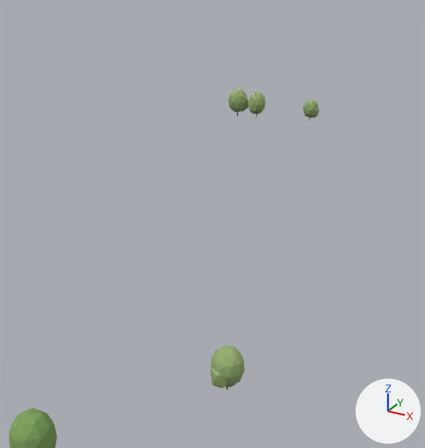
An edit to the glTF model viewer/districts/2140-borgerhout/chunks/c_-1_-2.glb, drawn before and after from the same camera.
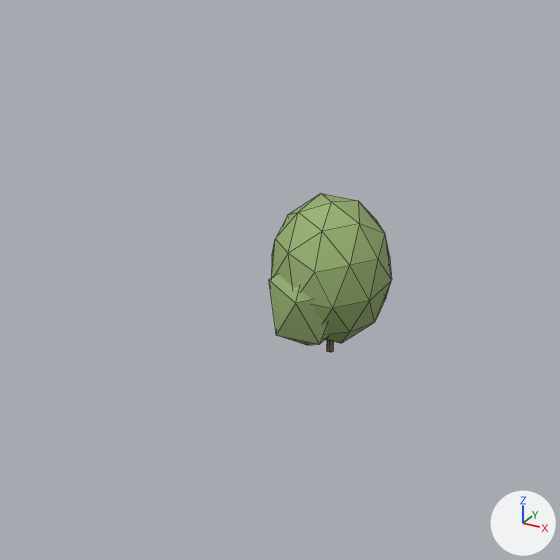
The first picture shows the older version from a camera (50 mm lens) standing at (29.0, -490.0, 60.0) and looking at (-41.0, -362.0, -4.0). The close-ups show the older and then the newer version on the part from 32% to 69% of the width and 65% to 100% of the height of that picture. Only the edits that show in the close-ups are written down. Lighting does not change. The marker at lower right points along +X, +Y and +Z. The close-ups show mesh edges as thin lines. Vertices at exactly the same position are counted once.

Script lines for the objects in view, before the commit:
```python
me_tree_round_1 = bpy.data.meshes.new('tree_round_1')
me_tree_round_1.from_pydata(...)  # 66 vertices, 120 faces; spans x -0.68..0.68, y -0.7..0.7, z -1.0..1.0
me_tree_round_1.materials.append(mat_tree_vc)
# before: 7 (-0.01, 0.03, 0.06), 8 (0.01, 0.02, 0.06), 14 (0.01, -0.02, 0.06), 20 (-0.01, -0.03, 0.06), 27 (-0.04, -0.02, 0.06)
# before: 29 (-0.04, 0.02, 0.06)
ob_tree_round_1 = bpy.data.objects.new('tree_round_1', me_tree_round_1)
ob_tree_round_1.parent = ob_trees__1__2_0
ob_tree_round_1.location = (-0.0468, -0.0257, 3.83)
ob_tree_round_1.rotation_euler = (0.0, 0.0, -2.639)  # degrees (0, 0, -151)
ob_tree_round_1.scale = (3.79, 3.79, 3.83)
```
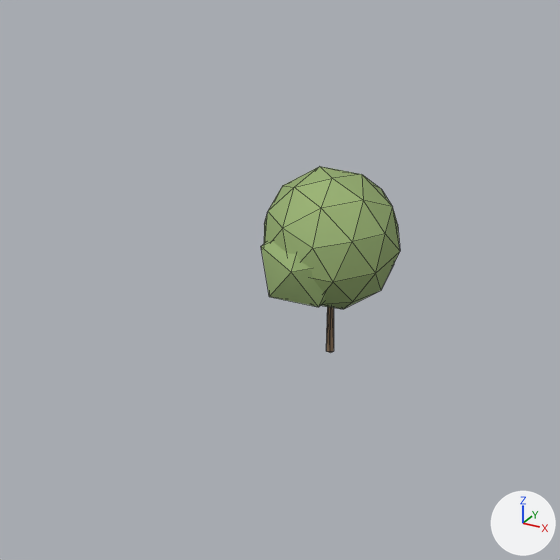
What differs and where, as boxes (x1, y1, x2, y2) in the close-ups (560 x 560 px; the box of a moved part takes in the faces that stretch with it):
'tree_round_1', reshaped, moved, rescaled (13% wider, 17% taller)
    before: (269, 194, 392, 352)
    after: (261, 167, 400, 352)
part 1 of me_tree_round_1, moved or reshaped
    before: (271, 194, 392, 343)
    after: (264, 167, 400, 309)
part 2 of me_tree_round_1, moved or reshaped
    before: (269, 274, 329, 345)
    after: (261, 241, 325, 307)
part 3 of me_tree_round_1, moved or reshaped (mostly hidden before)
    before: (327, 340, 333, 352)
    after: (326, 307, 334, 352)

What changed in the scene script:
```text
Change me_tree_round_1:
    used by ob_tree_round_1; parent = ob_trees__1__2_0; location = (-0.0468, -0.0257, 3.83); rotation_euler = (0.0, 0.0, -2.639), in degrees (0, 0, -151); scale = (3.79, 3.79, 3.83)
    remove me_tree_round_1.from_pydata(...)  # 66 vertices, 120 faces; spans x -0.68..0.68, y -0.7..0.7, z -1.0..1.0
    add me_tree_round_1.from_pydata(...)  # 66 vertices, 120 faces; spans x -0.67..0.67, y -0.69..0.69, z -1.0..1.0
    me_tree_round_1 part 1: the loose piece of 42 vertices spanning x -0.68..0.65, y -0.7..0.7, z -0.76..1.0 is scaled about its middle by (0.989, 0.989, 0.767), then moved by (0.0, 0.0, 0.21)
    me_tree_round_1 part 2: the loose piece of 12 vertices spanning x -0.17..0.68, y -0.13..0.68, z -0.72..0.52 is scaled about its middle by (0.989, 0.989, 0.712), then moved by (0.0, 0.0, 0.32)
    me_tree_round_1 part 3
    add for i in [7, 8, 14, 20, 27, 29]: me_tree_round_1.vertices[i].co += Vector((0.0, 0.0, -0.35))
Change ob_tree_round_1:
    ob_tree_round_1.location: (-0.0468, -0.0257, 3.83) -> (-0.0527, -0.029, 4.428)
    ob_tree_round_1.scale: (3.79, 3.79, 3.83) -> (4.3, 4.3, 4.43)
```
